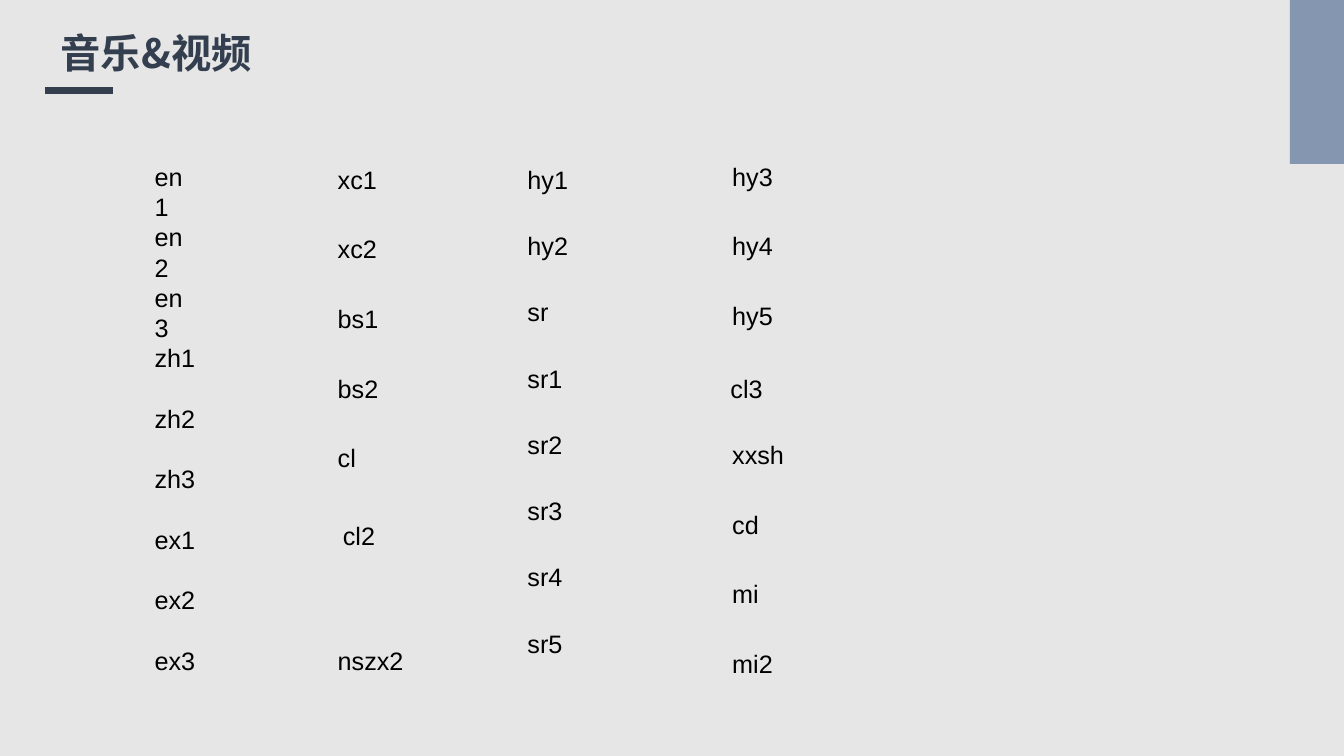
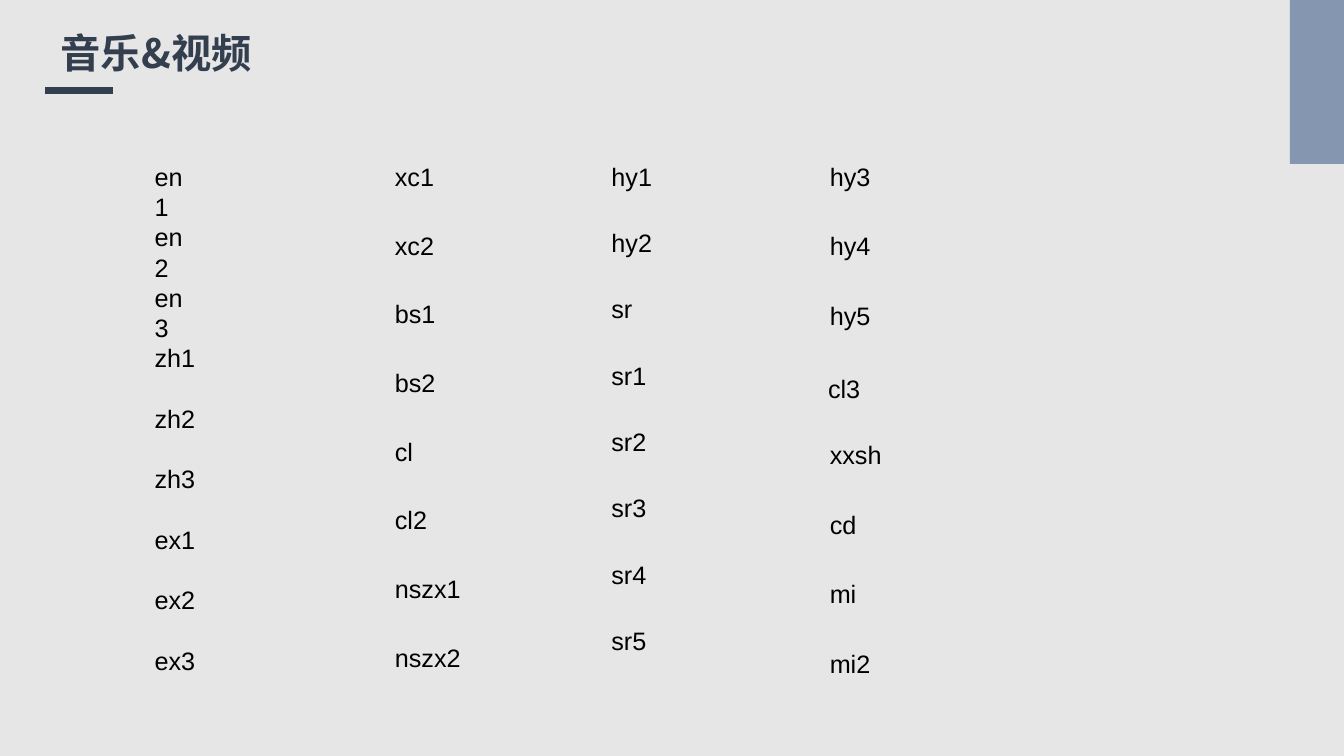
Before and after one commit to Bukehi/BukehiWeb, a slide deck: slide 8 of livefile/livepowerpoint.pptx. Drawn at 1344x756 pixels with LibreOffice and Linux fonts; fonts in the diff are those of the drawing. Boxes give left, top, right and bottom in pixels: in the first picture for what was removed or moved away, otherwise in the second. Text is boxed around its words. In the diff, an @@ line names an element or a change of style, - is before the commit and + after.

```diff
--- a/livefile/livepowerpoint.pptx
+++ b/livefile/livepowerpoint.pptx
@@ text "cl3": place and size @@
-text "cl3" at (730, 379, 762, 399)
+text "cl3" at (828, 379, 860, 399)
@@ 6 texts: place and size @@
-6 texts at (338, 171, 404, 671)
+6 texts at (395, 168, 461, 668)
@@ text "cl2": place and size @@
-text "cl2" at (343, 526, 375, 546)
+text "cl2" at (395, 510, 427, 530)
@@ 7 texts: place and size @@
-7 texts at (527, 170, 568, 654)
+7 texts at (611, 167, 652, 651)
@@ text "sr4": place and size @@
-text "sr4" at (527, 568, 562, 587)
+text "sr4" at (611, 566, 646, 585)
@@ text added at (395, 580, 461, 599), 18 pt, text #000000 @@
+nszx1
@@ 7 texts: place and size @@
-7 texts at (732, 167, 784, 673)
+7 texts at (830, 167, 882, 673)
```
Also in this commit, not shown: 1 other slide changed.
